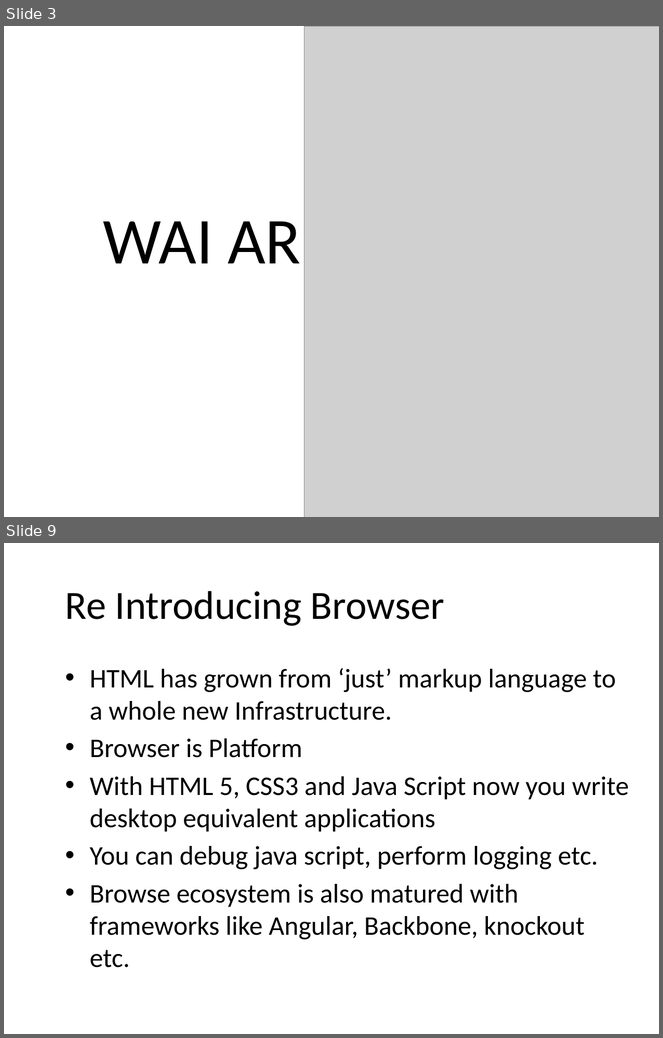
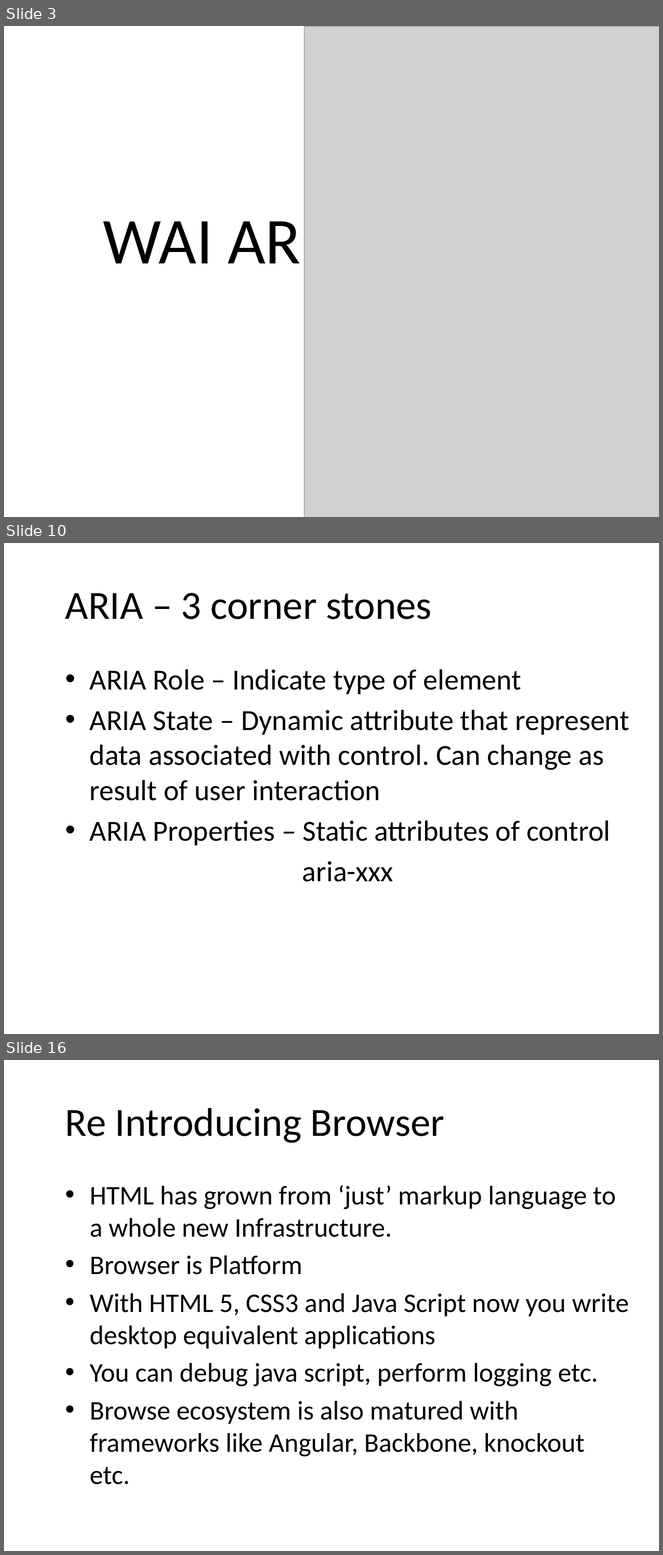
Before and after one commit to punchouty/accessibility, a slide deck: ppt/aria.pptx. Shown one above the other, each under a label of ours: slides 3 and 9 before the commit, slides 3, 10 and 16 after it; the slides between them are not shown. The pictures are 663x1038 and 663x1555 pixels, drawn with LibreOffice and Linux fonts; fonts in the diff are those of the drawing; grey boxes stand for pictures; background and template pictures are left out. Boxes give left, top, right and bottom in pixels: in the first picture for what was removed or moved away, otherwise in the second. Text is boxed around its words. In the diff, an @@ line names an element or a change of style, - is before the commit and + after.

Commit message:
Minor modification in ARIA ppt

```diff
--- a/ppt/aria.pptx
+++ b/ppt/aria.pptx
@@ slide 10 added at (4, 543, 659, 1034), background picture (left out) @@
@@ title added at (65, 593, 432, 619), 44 pt, text #000000 @@
+ARIA – 3 corner stones
@@ text added at (90, 669, 630, 882), 32 pt, text #000000 @@
+• ARIA Role – Indicate type of element
+• ARIA State – Dynamic attribute that represent data associated with control. Can change as result of user interaction
+• ARIA Properties – Static attributes of control
+aria-xxx
@@ what was slide 9 is now slide 16 @@
```
Also in this commit, not shown: 5 slides changed, 6 other slides added, 3 other files.
